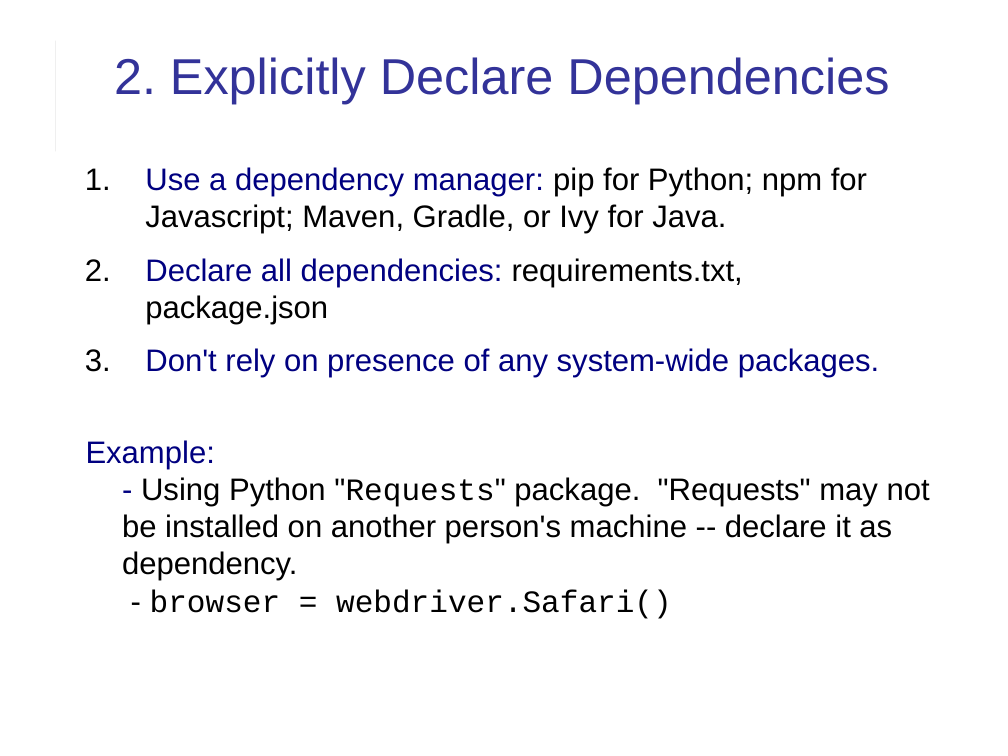
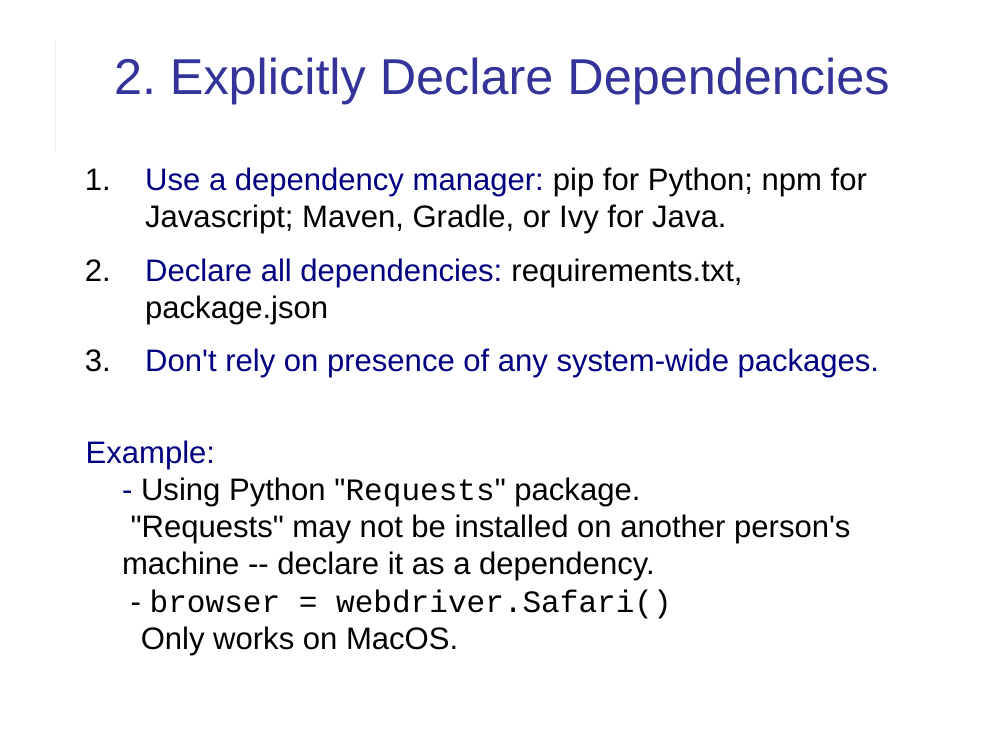
Before and after one commit to cpske/ISP, a slide deck: slide 5 of web/12FactorApp.ppt. Drawn at 1008x756 pixels with LibreOffice and Linux fonts; fonts in the diff are those of the drawing. Boxes give left, top, right and bottom in pixels: in the first picture for what was removed or moved away, otherwise in the second. Text is boxed around its words. In the diff, an @@ line names an element or a change of style, - is before the commit and + after.

```diff
--- a/web/12FactorApp.ppt
+++ b/web/12FactorApp.ppt
@@ text at [86, 440, 850, 655]: text changed @@
-Example:
-- Using Python "Requests" package. "Requests" may not be installed on another person's machine -- declare it as dependency.
-- browser = webdriver.Safari()
+Example:
+- Using Python "Requests" package.
+"Requests" may not be installed on another person's machine -- declare it as a dependency.
+- browser = webdriver.Safari()
+Only works on MacOS.
```
Also in this commit, not shown: 2 other slides changed, 5 other files.
